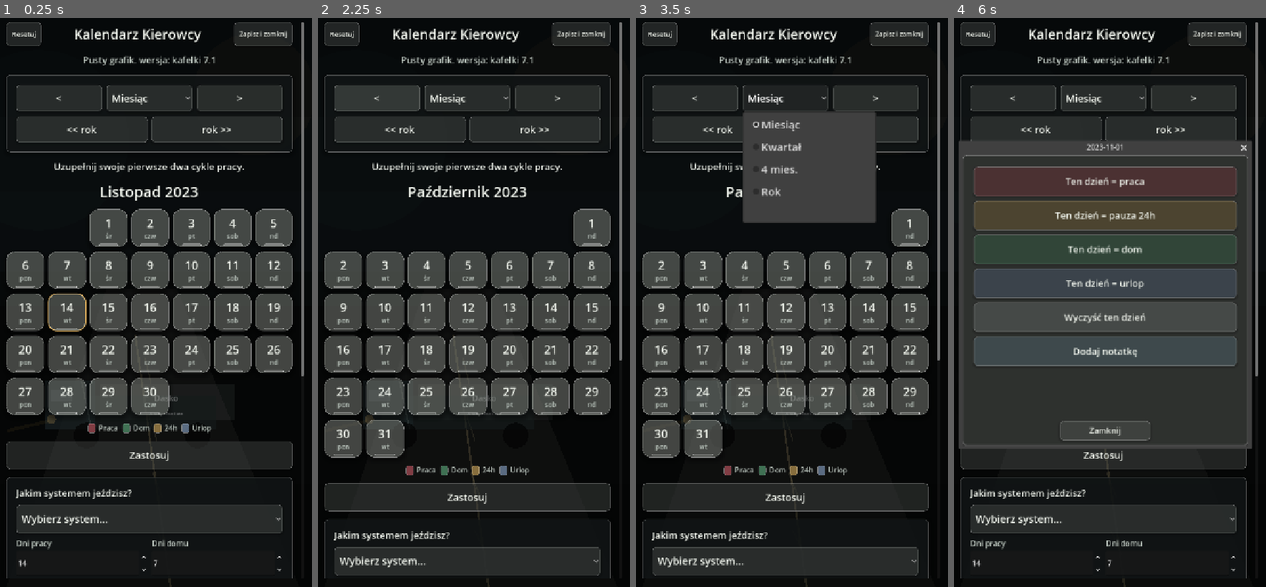
Above: before the commit, frames 1-4 (left to right).
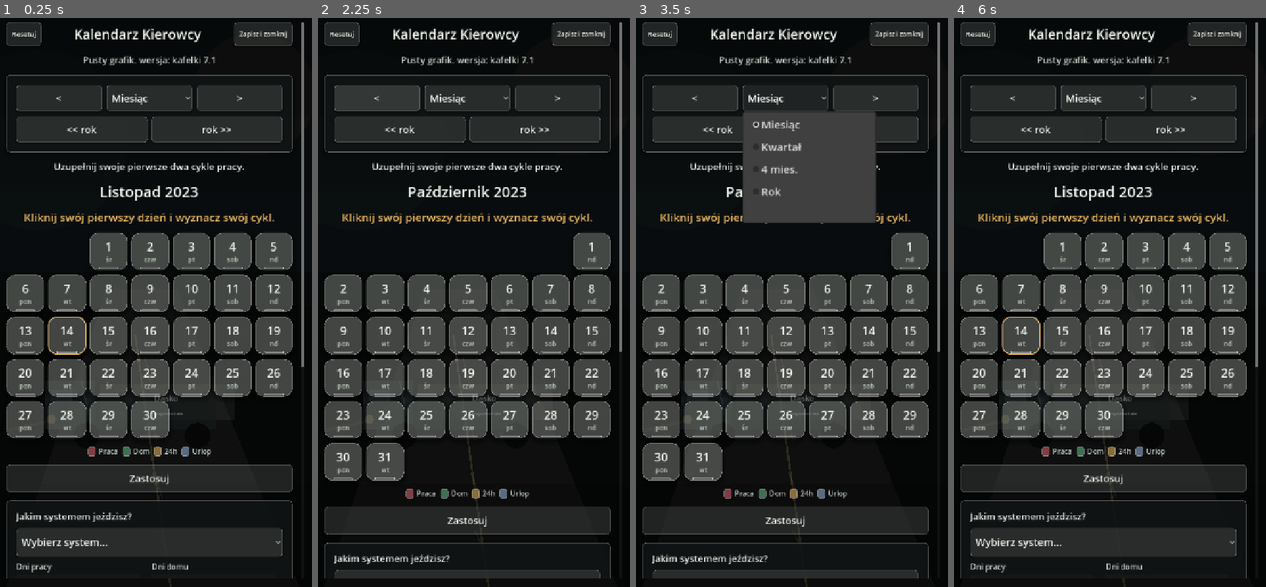
Above: after the commit, the same moments.

Repository: ElKlient/IDOL-Genesis
Game: Godot game, scene res://scenes/main.tscn
Same seed, same stepped clock (60 frames per second), same inputs: the game is played once before the commit and once after it.
Inputs (mouse positions are in pixels of both pictures, inside the frame that each line leads up to):
- Up to frame 1 (0.25 s): no input
- Up to frame 2 (2.25 s): click "Zapisz i zamknij" at 0.5 s; click "Ustawienia" at 1.25 s; click "<" at 2 s
- Up to frame 3 (3.5 s): click "Miesiąc" at 2.75 s
- Up to frame 4 (6 s): click ">" at 3.5 s; click "<< rok" at 4.25 s; click "rok >>" at 5 s; click (1063, 228) at 5.77 s

The runs differ from the first frame. In frame 1, 30% of the frame differs, in the area x 2-98%, y 33-98%; in frame 2, 28%; in frame 3, 28%; in frame 4, 47%, in the area x 1-98%, y 21-98%.

Commit message:
Add first cycle tile hint

Diff:
--- a/scripts/main.gd
+++ b/scripts/main.gd
@@ -1034,6 +1034,12 @@
 	title.horizontal_alignment = HORIZONTAL_ALIGNMENT_CENTER
 	section.add_child(title)
 
+	if year == current_year and month == current_month and _should_show_first_cycle_hint():
+		var hint := _make_label("Kliknij swój pierwszy dzień i wyznacz swój cykl.", 25, COLOR_TODAY)
+		hint.autowrap_mode = TextServer.AUTOWRAP_WORD_SMART
+		hint.horizontal_alignment = HORIZONTAL_ALIGNMENT_CENTER
+		section.add_child(hint)
+
 	var grid := GridContainer.new()
 	grid.columns = TILE_COLUMNS
 	grid.size_flags_horizontal = Control.SIZE_EXPAND_FILL
@@ -1380,6 +1386,10 @@
 	return true
 
 
+func _should_show_first_cycle_hint() -> bool:
+	return not main_view_saved and calculator.mode == "none" and manual_overrides.is_empty() and start_input.text.strip_edges().is_empty()
+
+
 func _preset_for_index(index: int) -> Dictionary:
 	match index:
 		1:
